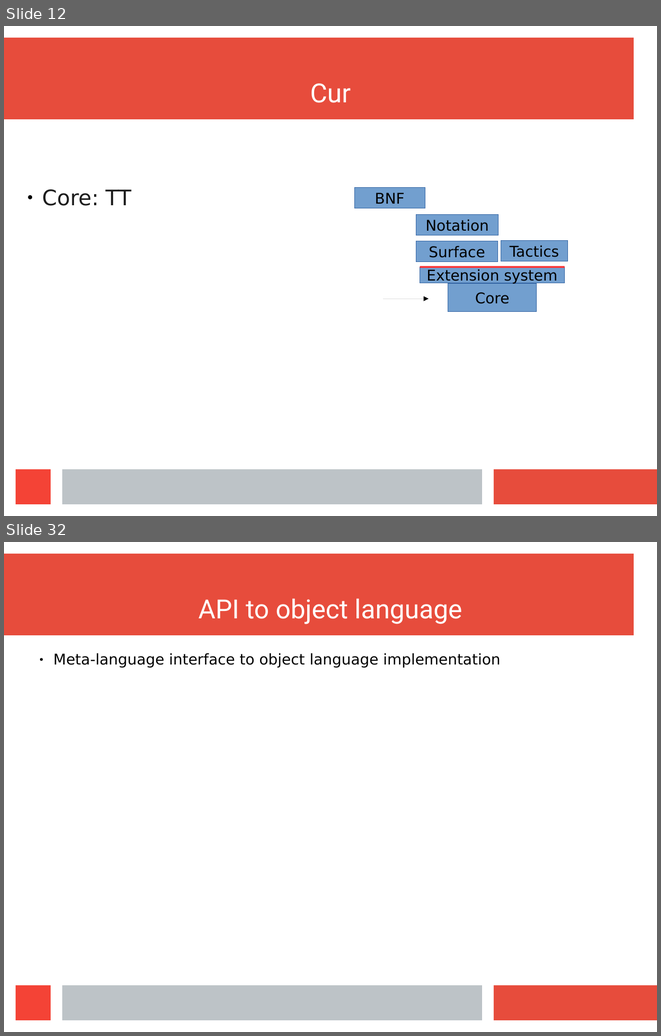
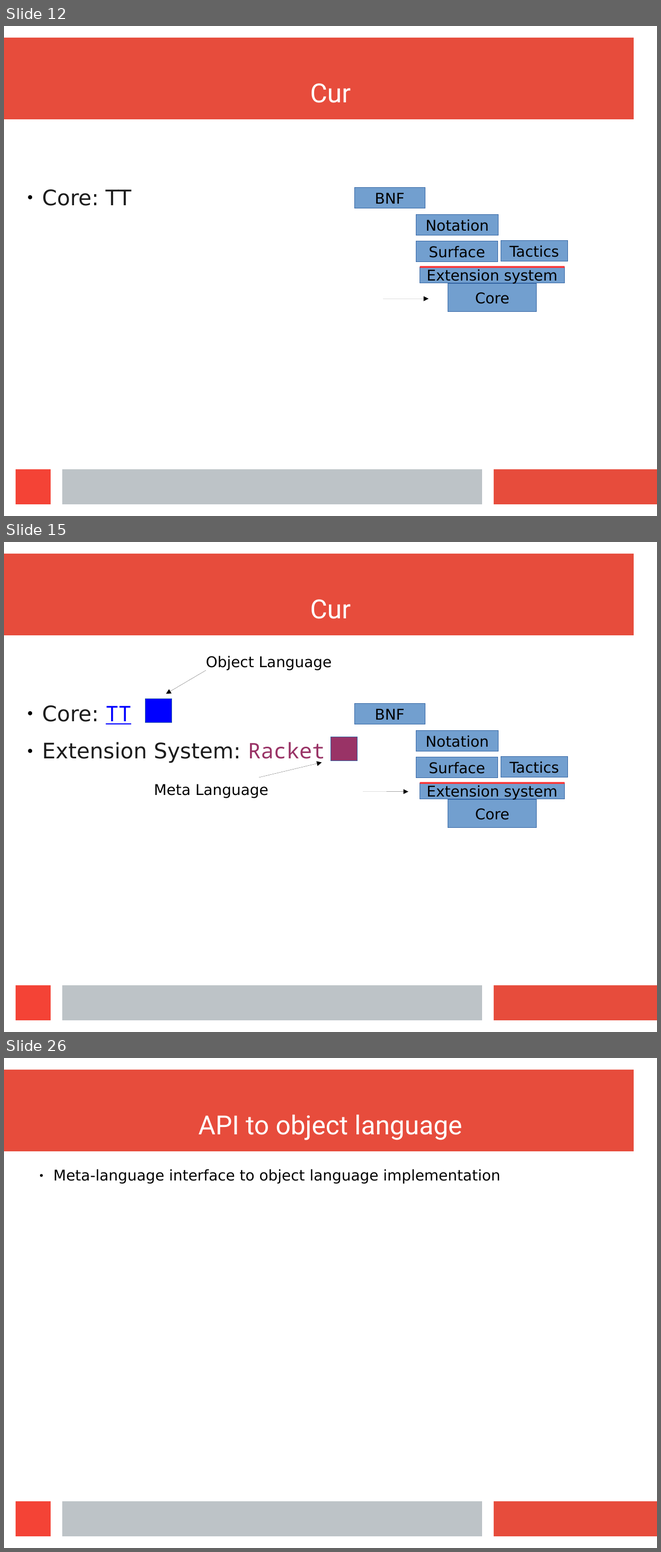
Before and after one commit to wilbowma/cur, a slide deck: hope-2016/slides.odp. Shown one above the other, each under a label of ours: slides 12 and 32 before the commit, slides 12, 15 and 26 after it; the slides between them are not shown. The pictures are 661x1036 and 661x1552 pixels, drawn with LibreOffice and Linux fonts; fonts in the diff are those of the drawing. Boxes give left, top, right and bottom in pixels: in the first picture for what was removed or moved away, otherwise in the second. Text is boxed around its words. In the diff, an @@ line names an element or a change of style, - is before the commit and + after.

Commit message:
New sections explaining core design/implementation

```diff
--- a/hope-2016/slides.odp
+++ b/hope-2016/slides.odp
@@ slide 15 added at box(4, 542, 657, 1032), background #FFFFFF; not listed: 4 template elements that a slide beside it also shows @@
@@ title added at box(310, 599, 351, 619), 32 pt, text #FFFFFF @@
+Cur
@@ text added at box(206, 655, 332, 670), 18 pt, text #000000 @@
+Object Language
@@ arrow added from (206, 671) to (166, 694), #000000 0 pt @@
@@ rectangle added at box(145, 698, 171, 723), fill #0000FF, outline #3465A4 0 pt @@
@@ text added at box(42, 705, 325, 765), 26 pt, text #1C1C1C @@
+● Core: TT
+● Extension System: Racket
@@ rectangle added at box(355, 704, 425, 724), fill #729FCF, outline #3465A4 0 pt, 18 pt, text #000000 @@
+BNF
@@ rectangle added at box(416, 731, 499, 751), fill #729FCF, outline #3465A4 0 pt, 18 pt, text #000000 @@
+Notation
@@ rectangle added at box(331, 737, 358, 761), fill #993366, outline #3465A4 0 pt @@
@@ arrow added from (259, 777) to (321, 762), #000000 0 pt @@
@@ rectangle added at box(416, 757, 498, 778), fill #729FCF, outline #3465A4 0 pt, 18 pt, text #000000 @@
+Surface
@@ rectangle added at box(501, 757, 567, 777), fill #729FCF, outline #3465A4 0 pt, 18 pt, text #000000 @@
+Tactics
@@ text added at box(154, 784, 268, 797), 18 pt, text #000000 @@
+Meta Language
@@ arrow added from (363, 792) to (409, 792), #000000 0 pt @@
@@ rectangle added at box(420, 783, 565, 799), fill #729FCF, outline #3465A4 0 pt, 18 pt, text #000000 @@
+Extension system
@@ line added from (420, 783) to (565, 783), #FF3333 2.3 pt @@
@@ rectangle added at box(448, 800, 537, 828), fill #729FCF, outline #3465A4 0 pt, 18 pt, text #000000 @@
+Core
@@ what was slide 32 is now slide 26 @@
```
Also in this commit, not shown: 8 slides changed, 6 other slides added, 14 slides removed.
